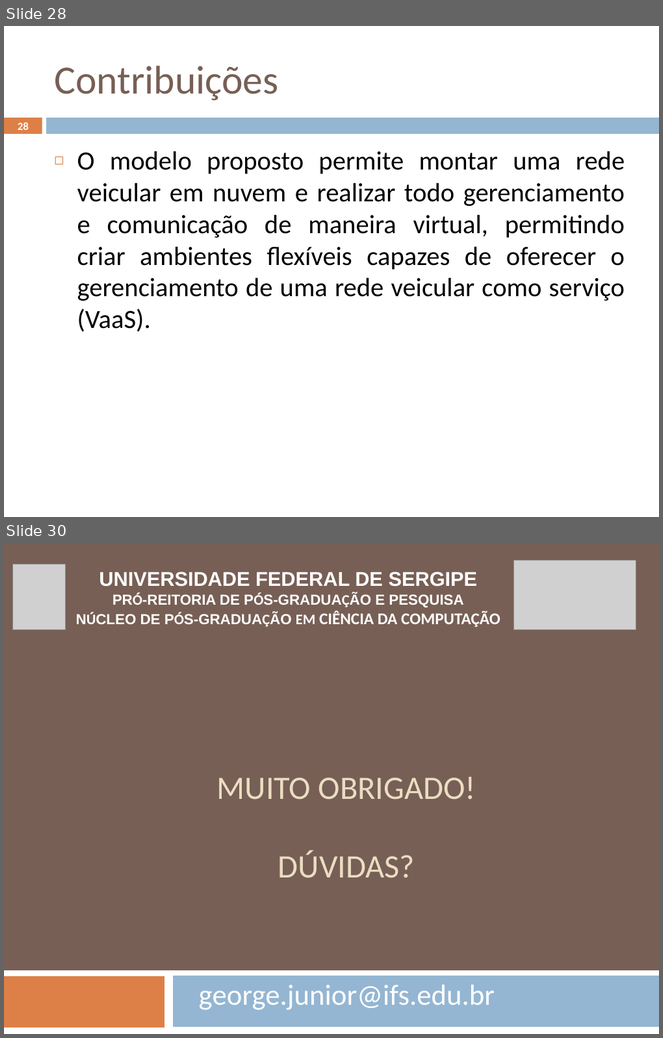
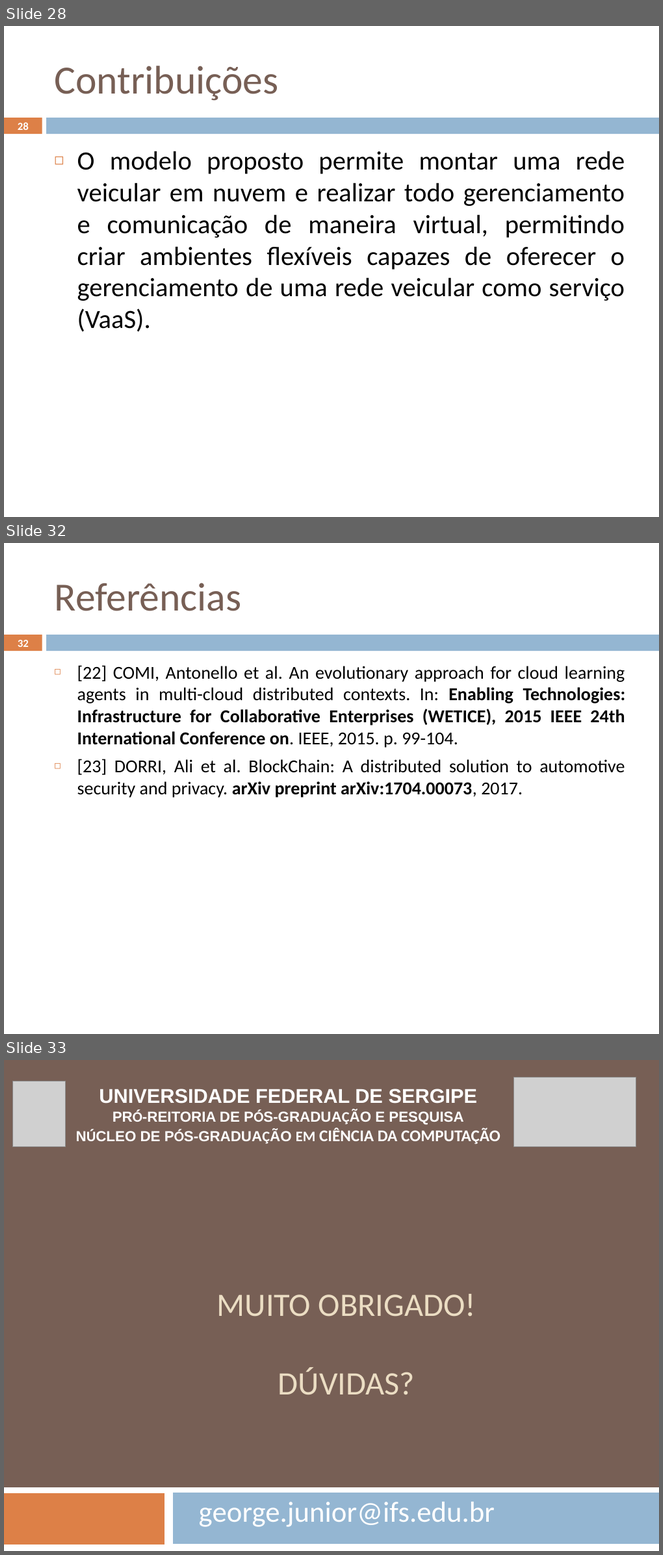
Before and after one commit to geoleite/Mestrado, a slide deck: Apresentacao/ApresentaçãoV1.pptx. Shown one above the other, each under a label of ours: slides 28 and 30 before the commit, slides 28, 32 and 33 after it; the slides between them are not shown. The pictures are 663x1038 and 663x1555 pixels, drawn with LibreOffice and Linux fonts; fonts in the diff are those of the drawing; grey boxes stand for pictures. Boxes give left, top, right and bottom in pixels: in the first picture for what was removed or moved away, otherwise in the second. Text is boxed around its words. In the diff, an @@ line names an element or a change of style, - is before the commit and + after.

```diff
--- a/Apresentacao/ApresentaçãoV1.pptx
+++ b/Apresentacao/ApresentaçãoV1.pptx
@@ slide 32 added at bbox=[4, 543, 659, 1034], background #FFFFFF; not listed: 2 template elements that a slide beside it also shows @@
@@ title added at bbox=[55, 583, 242, 611], 44 pt, text #775F55 @@
+Referências
@@ page number added at bbox=[18, 640, 29, 647], 12 pt, text #FFFFFF, bold @@
+32
@@ text added at bbox=[77, 665, 626, 798], 20 pt, text #000000 @@
+◻ [22] COMI, Antonello et al. An evolutionary approach for cloud learning agents in multi-cloud distributed contexts. In: Enabling Technologies: Infrastructure for Collaborative Enterprises (WETICE), 2015 IEEE 24th International Conference on. IEEE, 2015. p. 99-104.
+◻ [23] DORRI, Ali et al. BlockChain: A distributed solution to automotive security and privacy. arXiv preprint arXiv:1704.00073, 2017.
@@ what was slide 30 is now slide 33 @@
```
Also in this commit, not shown: 9 slides changed, 3 other slides added, 1 slide removed, 18 other files.
